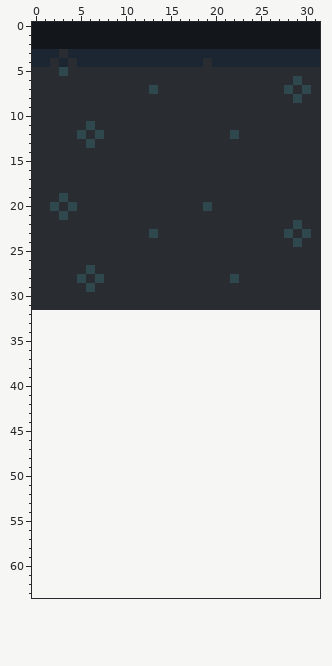
Pixel-art sprite -- assets/textures/h_scroll.png. Above: the version before the commit.
The file is 32x32 pixels. The old version is drawn lined up with the new one, on the new canvas.
And afterwards:
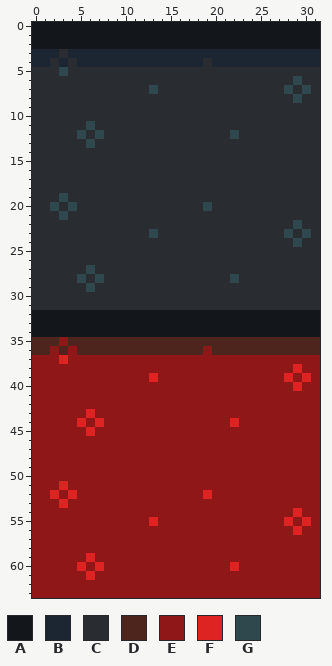
Palette (. is transparent): A #13171c  B #1b2632  C #292c30  D #4d251c  E #8f1717  F #de2323  G #2f484e
Message: Added lava tiles to horizontal scroll texture.
The exact change:
canvas 32x32 -> 32x64
Colour A now appears in rows 32 to 34 at x 0 to 31.
Colour D now appears in row 35 at x 0 to 2 and 4 to 31; in row 36 at x 0 to 1, 3, 5 to 18 and 20 to 31.
Colour E now appears in row 35 at x 3; in row 36 at x 2, 4 and 19; in row 37 at x 0 to 2 and 4 to 31; in row 38 at x 0 to 28 and 30 to 31; in row 39 at x 0 to 12, 14 to 27, 29 and 31; in row 40 at x 0 to 28 and 30 to 31.
Colour E now appears in rows 41 to 42 at x 0 to 31; in row 43 at x 0 to 5 and 7 to 31; in row 44 at x 0 to 4, 6, 8 to 21 and 23 to 31; in row 45 at x 0 to 5 and 7 to 31; in rows 46 to 50 at x 0 to 31; in row 51 at x 0 to 2 and 4 to 31.
Colour E now appears in row 52 at x 0 to 1, 3, 5 to 18 and 20 to 31; in row 53 at x 0 to 2 and 4 to 31; in row 54 at x 0 to 28 and 30 to 31; in row 55 at x 0 to 12, 14 to 27, 29 and 31; in row 56 at x 0 to 28 and 30 to 31; in rows 57 to 58 at x 0 to 31.
Colour E now appears in row 59 at x 0 to 5 and 7 to 31; in row 60 at x 0 to 4, 6, 8 to 21 and 23 to 31; in row 61 at x 0 to 5 and 7 to 31; in rows 62 to 63 at x 0 to 31.
Colour F now appears in row 37 at x 3; in row 38 at x 29; in row 39 at x 13, 28 and 30; in row 40 at x 29; in row 43 at x 6; in row 44 at x 5, 7 and 22.
Colour F now appears in row 45 at x 6; in row 51 at x 3; in row 52 at x 2, 4 and 19; in row 53 at x 3; in row 54 at x 29; in row 55 at x 13, 28 and 30.
Colour F now appears in row 56 at x 29; in row 59 at x 6; in row 60 at x 5, 7 and 22; in row 61 at x 6.
Pixel boxes of the changes (left, top, right, bottom) in both pictures:
added: (32, 310, 320, 598)
